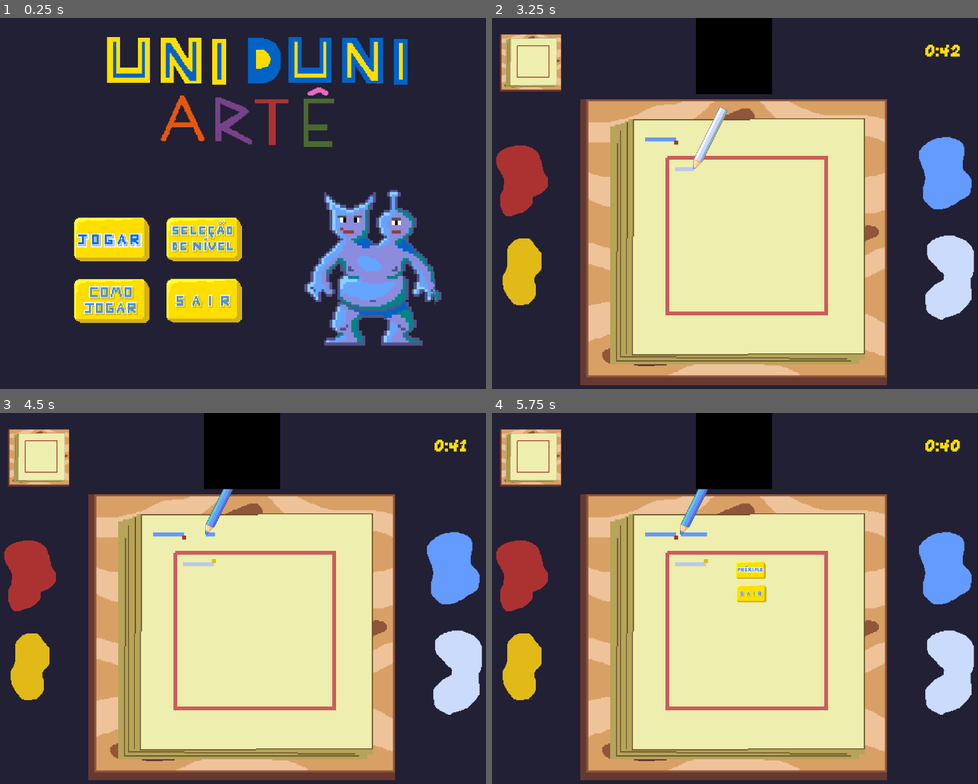
Above: before the commit, frames 1-4 (two rows, left to right).
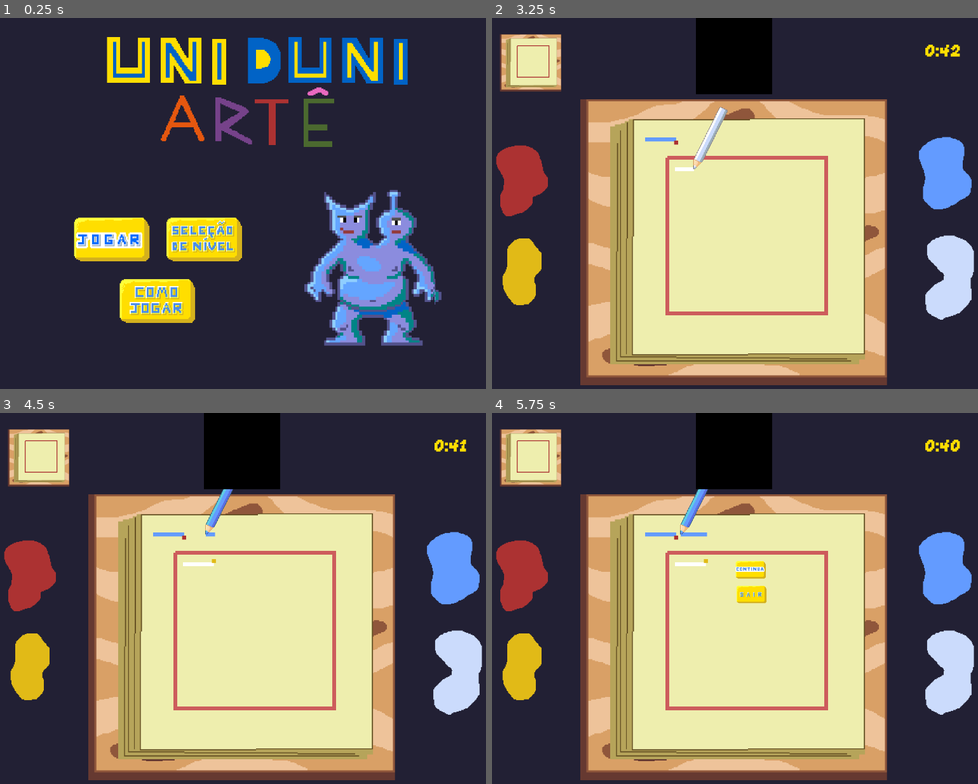
Above: after the commit, the same moments.

Repository: feliperieder/ultimate-color
Game: Godot game, scene res://Menus/Menu.tscn
Same seed, same stepped clock (60 frames per second), same inputs: the game is played once before the commit and once after it.
Inputs (mouse positions are in pixels of both pictures, inside the frame that each line leads up to):
- Up to frame 1 (0.25 s): no input
- Up to frame 2 (3.25 s): click (603, 240) at 0.5 s; tap Enter at 1.25 s; hold Right (right) 1.28-2.03 s; hold A (blue_color) 1.28-2.03 s; hold Down (down) 2.03-2.78 s; tap Q (red_color) at 2.1 s; hold Right (right) from 2.78 s (still down); hold S (white_color) from 2.78 s (still down)
- Up to frame 3 (4.5 s): release Right (right) at 3.53 s; release S (white_color) at 3.53 s; hold Up (up) 3.53-4.28 s; tap W (yellow_color) at 3.6 s; hold Left (left) from 4.28 s (still down); hold A (blue_color) from 4.28 s (still down)
- Up to frame 4 (5.75 s): keep holding Left (left); tap Escape (pause) at 4.9 s; release A (blue_color) at 5.03 s; tap Q (red_color) at 5.1 s

The runs differ from the first frame. In frame 1, 3.7% of the frame differs, in the area x 15-50%, y 57-83%; in frame 2, less than 0.1%; in frame 3, less than 0.1%; in frame 4, 0.3%.

Commit message:
Arcade Version

Diff:
--- a/Gameplay/late_line.gd
+++ b/Gameplay/late_line.gd
@@ -12,7 +12,7 @@
 const COLOR_RED = Color.INDIAN_RED
 const COLOR_YELLOW = Color.KHAKI
 const COLOR_BLUE = Color.SKY_BLUE
-const COLOR_WHITE = Color.MINT_CREAM
+const COLOR_WHITE = Color(1, 1, 1, 0.427)
 const COLOR_PURPLE = Color.MEDIUM_PURPLE
 const COLOR_PINK = Color.MISTY_ROSE
 const COLOR_GREEN = Color.LIGHT_GREEN
--- a/Gameplay/level_line.gd
+++ b/Gameplay/level_line.gd
@@ -9,7 +9,7 @@
 const COLOR_RED = Color.INDIAN_RED
 const COLOR_YELLOW = Color.KHAKI
 const COLOR_BLUE = Color.SKY_BLUE
-const COLOR_WHITE = Color.MINT_CREAM
+const COLOR_WHITE = Color(1, 1, 1, 0.427)
 const COLOR_PURPLE = Color.MEDIUM_PURPLE
 const COLOR_PINK = Color.MISTY_ROSE
 const COLOR_GREEN = Color.LIGHT_GREEN
--- a/Gameplay/level_line.tscn
+++ b/Gameplay/level_line.tscn
@@ -3,4 +3,5 @@
 [ext_resource type="Script" path="res://Gameplay/level_line.gd" id="1_qbtb4"]
 
 [node name="LevelLine" type="Line2D" groups=["line"]]
+default_color = Color(1, 1, 1, 0.427451)
 script = ExtResource("1_qbtb4")
--- a/Levels/level2.tscn
+++ b/Levels/level2.tscn
@@ -12,8 +12,6 @@
 [node name="Main" type="Node2D"]
 script = ExtResource("1_rl64h")
 level = 2
-
-[node name="UILayer" parent="." instance=ExtResource("2_bptgo")]
 
 [node name="BgAzul" type="Sprite2D" parent="."]
 texture_filter = 1
@@ -30,6 +28,8 @@
 position = Vector2(1165, 84)
 timer_time = 30
 
+[node name="UILayer" parent="." instance=ExtResource("2_bptgo")]
+
 [node name="Lines" type="Node2D" parent="."]
 
 [node name="LevelLine" parent="Lines" instance=ExtResource("6_f16tk")]
@@ -37,7 +37,5 @@
 color = "blue"
 
 [node name="PauseMenu" parent="." instance=ExtResource("8_yhmbh")]
-offset_left = 652.0
-offset_top = 549.0
-offset_right = 652.0
-offset_bottom = 549.0
+offset_left = 2.0
+offset_right = 2.0
--- a/Menus/HighScoreMenu.tscn
+++ b/Menus/HighScoreMenu.tscn
@@ -2,9 +2,9 @@
 
 [ext_resource type="Script" path="res://Menus/high_score_menu.gd" id="1_hrbgn"]
 [ext_resource type="FontFile" uid="uid://cvlmj01u6oxdv" path="res://Art/fonts/GrapeSoda.ttf" id="2_ggofq"]
-[ext_resource type="Texture2D" uid="uid://briynjth7f5h0" path="res://Art/Buttons/Quit/botao_sair_normal.png" id="3_nor31"]
+[ext_resource type="Texture2D" uid="uid://b13dppywkbge" path="res://Art/Buttons/Back/botao_voltar_normal.png" id="3_ftjtp"]
 [ext_resource type="Texture2D" uid="uid://b4vdlykln6iia" path="res://Art/Buttons/Quit/botao_sair_apertado.png" id="4_pewdt"]
-[ext_resource type="Texture2D" uid="uid://dsqpsnqxoorp2" path="res://Art/Buttons/Quit/botao_sair_hover.png" id="5_pc10g"]
+[ext_resource type="Texture2D" uid="uid://5pqyfsmr2kxa" path="res://Art/Buttons/Back/botao_voltar_hover_novo.png" id="5_gqoel"]
 
 [sub_resource type="LabelSettings" id="LabelSettings_kowka"]
 font = ExtResource("2_ggofq")
@@ -69,8 +69,8 @@
 [node name="Button" type="TextureButton" parent="CanvasLayer/VBoxContainer"]
 layout_mode = 2
 size_flags_horizontal = 4
-texture_normal = ExtResource("3_nor31")
+texture_normal = ExtResource("3_ftjtp")
 texture_pressed = ExtResource("4_pewdt")
-texture_focused = ExtResource("5_pc10g")
+texture_focused = ExtResource("5_gqoel")
 
 [connection signal="pressed" from="CanvasLayer/VBoxContainer/Button" to="." method="_on_button_pressed"]
--- a/Menus/Menu.tscn
+++ b/Menus/Menu.tscn
@@ -4,15 +4,15 @@
 [ext_resource type="Texture2D" uid="uid://cyv0rx7uxihhb" path="res://Art/BG/menu_fundo.png" id="2_ge3gi"]
 [ext_resource type="Texture2D" uid="uid://dkfe5i6hjpypy" path="res://Art/Buttons/Play/botao_jogar_normal.png" id="2_ujjxg"]
 [ext_resource type="Texture2D" uid="uid://bi6x41uq3oq7q" path="res://Art/Buttons/Play/botao_jogar_apertado.png" id="3_nnn1v"]
-[ext_resource type="Texture2D" uid="uid://n15olu7vc2d3" path="res://Art/Buttons/Play/botao_jogar_hover.png" id="4_i8ao7"]
+[ext_resource type="Texture2D" uid="uid://c0rx54jeotxep" path="res://Art/Buttons/Play/botao_jogar_hover_novo.png" id="5_5qb0w"]
 [ext_resource type="Texture2D" uid="uid://vptt8x81whvx" path="res://Art/Buttons/Scores/botao_recordes_apertado.png" id="5_csi6s"]
 [ext_resource type="Texture2D" uid="uid://ed3pf7gqmffj" path="res://Art/Buttons/LevelSelect/botao_selecao_normal.png" id="6_qpxfk"]
 [ext_resource type="Texture2D" uid="uid://exo8kp6ku4xx" path="res://Art/Buttons/HowToPlay/botao_como_jogar_normal.png" id="7_14mna"]
-[ext_resource type="Texture2D" uid="uid://bepwwbuub77d3" path="res://Art/Buttons/LevelSelect/botao_selecao_hover.png" id="8_faiq3"]
 [ext_resource type="Texture2D" uid="uid://b5011fbrbppw6" path="res://Art/Buttons/HowToPlay/botao_como_jogar_apertado.png" id="8_j0ixr"]
-[ext_resource type="Texture2D" uid="uid://drmu7rxl06mqe" path="res://Art/Buttons/HowToPlay/botao_como_jogar_hover.png" id="9_acyp5"]
+[ext_resource type="Texture2D" uid="uid://bfm6rq2duhnxg" path="res://Art/Buttons/LevelSelect/botao_selecao_hover_novo.png" id="8_yx2be"]
 [ext_resource type="Texture2D" uid="uid://briynjth7f5h0" path="res://Art/Buttons/Quit/botao_sair_normal.png" id="10_370pr"]
 [ext_resource type="Texture2D" uid="uid://b4vdlykln6iia" path="res://Art/Buttons/Quit/botao_sair_apertado.png" id="11_7pfo5"]
+[ext_resource type="Texture2D" uid="uid://bgyyfjfcn1lf5" path="res://Art/Buttons/HowToPlay/botao_como_jogar_hover_novo.png" id="11_63us4"]
 [ext_resource type="Texture2D" uid="uid://dsqpsnqxoorp2" path="res://Art/Buttons/Quit/botao_sair_hover.png" id="12_e5nt5"]
 
 [node name="Menu" type="Node2D"]
@@ -46,26 +46,29 @@
 layout_mode = 2
 texture_normal = ExtResource("2_ujjxg")
 texture_pressed = ExtResource("3_nnn1v")
-texture_focused = ExtResource("4_i8ao7")
+texture_focused = ExtResource("5_5qb0w")
 
 [node name="LevelSelect" type="TextureButton" parent="VBoxContainer/HBoxContainer"]
 texture_filter = 1
 layout_mode = 2
 texture_normal = ExtResource("6_qpxfk")
 texture_pressed = ExtResource("5_csi6s")
-texture_focused = ExtResource("8_faiq3")
+texture_focused = ExtResource("8_yx2be")
 
 [node name="HBoxContainer2" type="HBoxContainer" parent="VBoxContainer"]
 layout_mode = 2
+size_flags_horizontal = 4
 
 [node name="HowToPlay" type="TextureButton" parent="VBoxContainer/HBoxContainer2"]
 texture_filter = 1
 layout_mode = 2
+size_flags_horizontal = 4
 texture_normal = ExtResource("7_14mna")
 texture_pressed = ExtResource("8_j0ixr")
-texture_focused = ExtResource("9_acyp5")
+texture_focused = ExtResource("11_63us4")
 
 [node name="Quit" type="TextureButton" parent="VBoxContainer/HBoxContainer2"]
+visible = false
 texture_filter = 1
 layout_mode = 2
 texture_normal = ExtResource("10_370pr")
--- a/Menus/PauseMenu.tscn
+++ b/Menus/PauseMenu.tscn
@@ -1,9 +1,9 @@
 [gd_scene load_steps=8 format=3 uid="uid://dghwerdw1evvc"]
 
 [ext_resource type="Script" path="res://Menus/pause_menu.gd" id="1_dasqm"]
-[ext_resource type="Texture2D" uid="uid://4fib7jva2ugk" path="res://Art/Buttons/Next/botao_proximo.png" id="1_nqx4o"]
 [ext_resource type="Texture2D" uid="uid://bd3lsp7iicnfe" path="res://Art/Buttons/Next/botao_proximo_apertado.png" id="2_1v4k2"]
-[ext_resource type="Texture2D" uid="uid://dayqkh7t7f5af" path="res://Art/Buttons/Next/botao_proximo_hover.png" id="3_rj1qm"]
+[ext_resource type="Texture2D" uid="uid://cuuw4xi18i5xh" path="res://Art/Buttons/Continue/botao_continua_normal.png" id="2_c8hai"]
+[ext_resource type="Texture2D" uid="uid://b7mvvk2jybj0h" path="res://Art/Buttons/Continue/botao_continua_hover_novo.png" id="4_o0r8w"]
 [ext_resource type="Texture2D" uid="uid://briynjth7f5h0" path="res://Art/Buttons/Quit/botao_sair_normal.png" id="5_fxe8f"]
 [ext_resource type="Texture2D" uid="uid://b4vdlykln6iia" path="res://Art/Buttons/Quit/botao_sair_apertado.png" id="6_ebdnu"]
 [ext_resource type="Texture2D" uid="uid://dsqpsnqxoorp2" path="res://Art/Buttons/Quit/botao_sair_hover.png" id="7_facw7"]
@@ -38,9 +38,9 @@
 [node name="Resume" type="TextureButton" parent="MarginContainer/VBoxContainer"]
 layout_mode = 2
 size_flags_horizontal = 4
-texture_normal = ExtResource("1_nqx4o")
+texture_normal = ExtResource("2_c8hai")
 texture_pressed = ExtResource("2_1v4k2")
-texture_focused = ExtResource("3_rj1qm")
+texture_focused = ExtResource("4_o0r8w")
 
 [node name="Quit" type="TextureButton" parent="MarginContainer/VBoxContainer"]
 layout_mode = 2
--- a/Menus/ScoreMenu.tscn
+++ b/Menus/ScoreMenu.tscn
@@ -4,7 +4,7 @@
 [ext_resource type="FontFile" uid="uid://cvlmj01u6oxdv" path="res://Art/fonts/GrapeSoda.ttf" id="2_xjwsy"]
 [ext_resource type="Texture2D" uid="uid://dkupyg8d30cup" path="res://Art/Buttons/NextLevel/botao_proxima_fase.png" id="3_6i5dc"]
 [ext_resource type="Texture2D" uid="uid://bjtq7xwt7mdc4" path="res://Art/Buttons/NextLevel/botao_proxima_fase_apertado.png" id="4_hky0g"]
-[ext_resource type="Texture2D" uid="uid://cbhxdp068liik" path="res://Art/Buttons/NextLevel/botao_proxima_fase_hover.png" id="5_5x15u"]
+[ext_resource type="Texture2D" uid="uid://dn58lqd8bqh47" path="res://Art/Buttons/NextLevel/botao_proxima_fase_hover_novo.png" id="5_lbqm4"]
 
 [sub_resource type="LabelSettings" id="LabelSettings_0ket5"]
 font = ExtResource("2_xjwsy")
@@ -49,6 +49,6 @@
 size_flags_horizontal = 4
 texture_normal = ExtResource("3_6i5dc")
 texture_pressed = ExtResource("4_hky0g")
-texture_focused = ExtResource("5_5x15u")
+texture_focused = ExtResource("5_lbqm4")
 
 [connection signal="pressed" from="CanvasLayer/VBoxContainer/Button" to="." method="_on_button_pressed"]
--- a/Menus/TutorialMenu.tscn
+++ b/Menus/TutorialMenu.tscn
@@ -8,6 +8,8 @@
 [ext_resource type="Texture2D" uid="uid://cndyy6djnu8gy" path="res://Art/Tutorial/tutorial_mexer.png" id="5_o323m"]
 [ext_resource type="Texture2D" uid="uid://dsqpsnqxoorp2" path="res://Art/Buttons/Quit/botao_sair_hover.png" id="5_y3onx"]
 [ext_resource type="Texture2D" uid="uid://cnveo1c7f11m1" path="res://Art/Tutorial/tutorial_pintar.png" id="6_kipd4"]
+[ext_resource type="Texture2D" uid="uid://b13dppywkbge" path="res://Art/Buttons/Back/botao_voltar_normal.png" id="6_samvh"]
+[ext_resource type="Texture2D" uid="uid://5pqyfsmr2kxa" path="res://Art/Buttons/Back/botao_voltar_hover_novo.png" id="7_owqbj"]
 [ext_resource type="Texture2D" uid="uid://4fib7jva2ugk" path="res://Art/Buttons/Next/botao_proximo.png" id="9_c7m34"]
 [ext_resource type="Texture2D" uid="uid://bd3lsp7iicnfe" path="res://Art/Buttons/Next/botao_proximo_apertado.png" id="10_ubwgl"]
 [ext_resource type="Texture2D" uid="uid://dayqkh7t7f5af" path="res://Art/Buttons/Next/botao_proximo_hover.png" id="11_3d2fh"]
@@ -57,9 +59,9 @@
 [node name="BackButton" type="TextureButton" parent="CanvasLayer/HBoxContainer"]
 texture_filter = 1
 layout_mode = 2
-texture_normal = ExtResource("9_c7m34")
-texture_pressed = ExtResource("10_ubwgl")
-texture_focused = ExtResource("11_3d2fh")
+texture_normal = ExtResource("6_samvh")
+texture_pressed = ExtResource("6_samvh")
+texture_focused = ExtResource("7_owqbj")
 
 [node name="QuitButton" type="TextureButton" parent="CanvasLayer/HBoxContainer"]
 layout_mode = 2
--- a/Menus/level_selection.tscn
+++ b/Menus/level_selection.tscn
@@ -1,8 +1,10 @@
-[gd_scene load_steps=4 format=3 uid="uid://cireoldsqgjt1"]
+[gd_scene load_steps=6 format=3 uid="uid://cireoldsqgjt1"]
 
 [ext_resource type="LabelSettings" uid="uid://c24subxv282ut" path="res://Art/fonts/ClassicalFont.tres" id="1_vgdye"]
 [ext_resource type="PackedScene" uid="uid://cw1f4d7yonlmb" path="res://Buttons/LevelButton.tscn" id="2_x1mks"]
 [ext_resource type="PackedScene" uid="uid://ce6wcwleml7su" path="res://Buttons/BackToMenuButton.tscn" id="3_o1m01"]
+[ext_resource type="Texture2D" uid="uid://b13dppywkbge" path="res://Art/Buttons/Back/botao_voltar_normal.png" id="4_fpmsb"]
+[ext_resource type="Texture2D" uid="uid://5pqyfsmr2kxa" path="res://Art/Buttons/Back/botao_voltar_hover_novo.png" id="5_uyj6i"]
 
 [node name="Level Selection" type="Node2D"]
 
@@ -114,3 +116,5 @@
 
 [node name="QuitButton" parent="CanvasLayer/VBoxContainer" instance=ExtResource("3_o1m01")]
 layout_mode = 2
+texture_normal = ExtResource("4_fpmsb")
+texture_focused = ExtResource("5_uyj6i")
--- a/Players/drawing.gd
+++ b/Players/drawing.gd
@@ -16,7 +16,7 @@
 const COLOR_RED = Color(0.675, 0.196, 0.196)
 const COLOR_YELLOW = Color(0.882, 0.729, 0.09)
 const COLOR_BLUE = Color(0.388, 0.608, 1)
-const COLOR_WHITE = Color(0.729, 0.792, 0.914)
+const COLOR_WHITE = Color.WHITE
 const COLOR_PURPLE = Color(0.463, 0.259, 0.541)
 const COLOR_PINK = Color.HOT_PINK
 const COLOR_GREEN = Color(0.294, 0.412, 0.184)
--- a/UI/draw_preview.gd
+++ b/UI/draw_preview.gd
@@ -34,7 +34,7 @@
 		"red": return Color(0.675, 0.196, 0.196)
 		"yellow": return Color(0.882, 0.729, 0.09)
 		"blue": return Color(0.388, 0.608, 1)
-		"white": return Color(0.729, 0.792, 0.914)
+		"white": return Color.WHITE
 		"purple": return Color(0.463, 0.259, 0.541)
 		"pink": return Color.HOT_PINK
 		"green": return Color(0.294, 0.412, 0.184)
--- a/project.godot
+++ b/project.godot
@@ -64,7 +64,7 @@
 "deadzone": 0.5,
 "events": [Object(InputEventKey,"resource_local_to_scene":false,"resource_name":"","device":0,"window_id":0,"alt_presse …(194 unchanged characters)…
 , Object(InputEventJoypadButton,"resource_local_to_scene":false,"resource_name":"","device":0,"button_index":12,"pressure":0.0,"pressed":false,"script":null)
-, Object(InputEventJoypadMotion,"resource_local_to_scene":false,"resource_name":"","device":-1,"axis":1,"axis_value":1.0,"script":null)
+, Object(InputEventJoypadMotion,"resource_local_to_scene":false,"resource_name":"","device":-1,"axis":1,"axis_value":-1.0,"script":null)
 ]
 }
 red_color={
@@ -97,16 +97,16 @@
 }
 up={
 "deadzone": 0.5,
-"events": [Object(InputEventJoypadMotion,"resource_local_to_scene":false,"resource_name":"","device":0,"axis":1,"axis_value":-1.0,"script":null)
+"events": [Object(InputEventJoypadMotion,"resource_local_to_scene":false,"resource_name":"","device":0,"axis":1,"axis_value":1.0,"script":null)
 , Object(InputEventKey,"resource_local_to_scene":false,"resource_name":"","device":-1,"window_id":0,"alt_pressed":false …(186 unchanged characters)…
-, Object(InputEventJoypadMotion,"resource_local_to_scene":false,"resource_name":"","device":4,"axis":1,"axis_value":-1.0,"script":null)
+, Object(InputEventJoypadMotion,"resource_local_to_scene":false,"resource_name":"","device":4,"axis":1,"axis_value":1.0,"script":null)
 ]
 }
 down={
 "deadzone": 0.5,
-"events": [Object(InputEventJoypadMotion,"resource_local_to_scene":false,"resource_name":"","device":0,"axis":1,"axis_value":1.0,"script":null)
+"events": [Object(InputEventJoypadMotion,"resource_local_to_scene":false,"resource_name":"","device":0,"axis":1,"axis_value":-1.0,"script":null)
 , Object(InputEventKey,"resource_local_to_scene":false,"resource_name":"","device":-1,"window_id":0,"alt_pressed":false …(186 unchanged characters)…
-, Object(InputEventJoypadMotion,"resource_local_to_scene":false,"resource_name":"","device":4,"axis":1,"axis_value":1.0,"script":null)
+, Object(InputEventJoypadMotion,"resource_local_to_scene":false,"resource_name":"","device":4,"axis":1,"axis_value":-1.0,"script":null)
 ]
 }
 left={
Binary file added: Art/Buttons/Back/botao_voltar_hover_novo.png
Not shown, added: Art/Buttons/Back/botao_voltar_hover_novo.png.import
Binary file added: Art/Buttons/Back/botao_voltar_normal.png
Not shown, added: Art/Buttons/Back/botao_voltar_normal.png.import
Binary file added: Art/Buttons/Continue/botao_continua_hover_novo.png
Not shown, added: Art/Buttons/Continue/botao_continua_hover_novo.png.import
Binary file added: Art/Buttons/Continue/botao_continua_normal.png
Not shown, added: Art/Buttons/Continue/botao_continua_normal.png.import
Binary file added: Art/Buttons/HowToPlay/botao_como_jogar_hover_novo.png
Not shown, added: Art/Buttons/HowToPlay/botao_como_jogar_hover_novo.png.import
Binary file added: Art/Buttons/LevelSelect/botao_selecao_hover_novo.png
Not shown, added: Art/Buttons/LevelSelect/botao_selecao_hover_novo.png.import
(and 9 more such lines)
